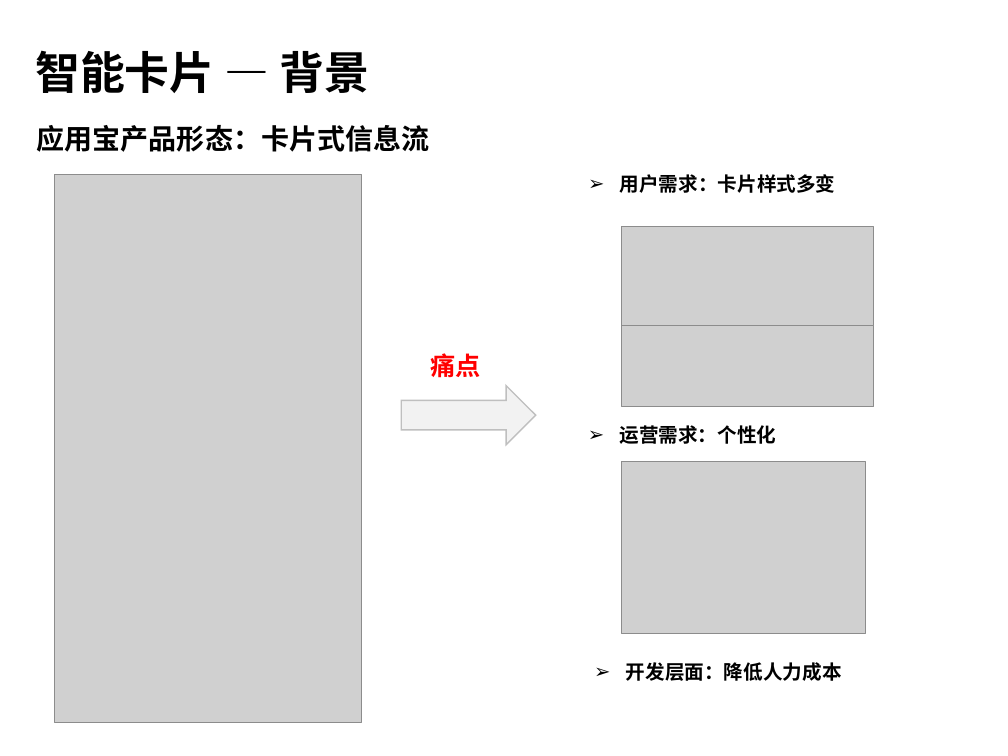
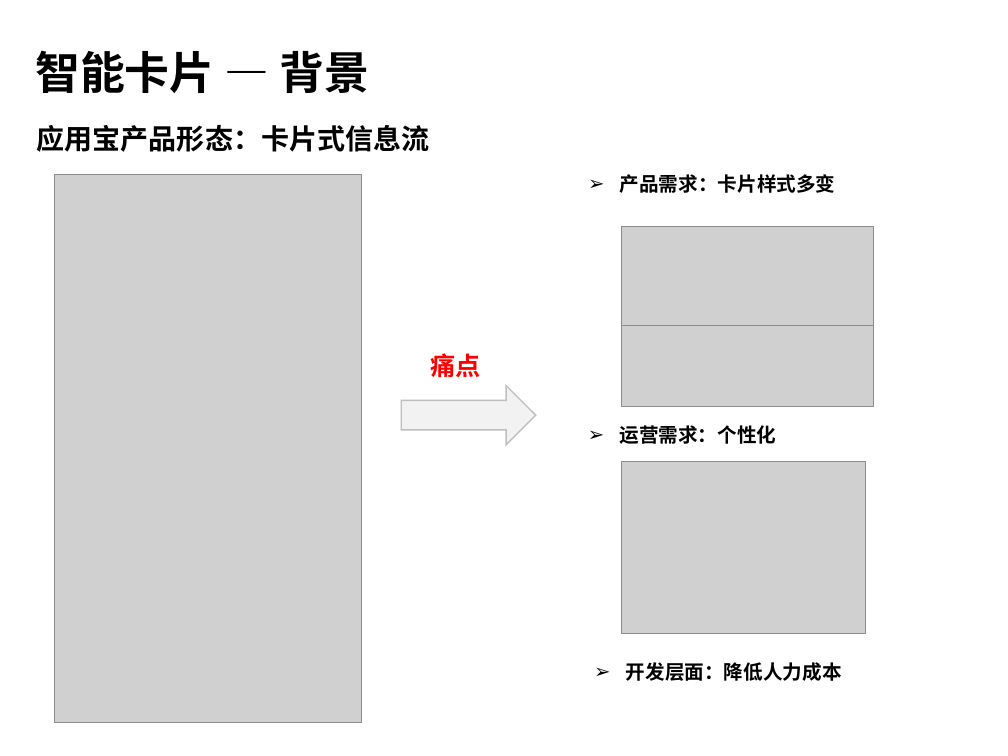
Before and after one commit to hamlingong/data, a slide deck: slide 4 of promote/龚海龙-v1.0.ppt. Drawn at 1008x756 pixels with LibreOffice and Linux fonts; fonts in the diff are those of the drawing; grey boxes stand for pictures; background and template pictures are left out. Boxes give left, top, right and bottom in pixels: in the first picture for what was removed or moved away, otherwise in the second. Text is boxed around its words. In the diff, an @@ line names an element or a change of style, - is before the commit and + after.

```diff
--- a/promote/龚海龙-v1.0.ppt
+++ b/promote/龚海龙-v1.0.ppt
@@ text at box(620, 174, 836, 193): text changed @@
-➢ 用户需求：卡片样式多变
+➢ 产品需求：卡片样式多变
```
Also in this commit, not shown: 12 other slides changed, 1 slide added, 1 slide removed, 2 other files.
